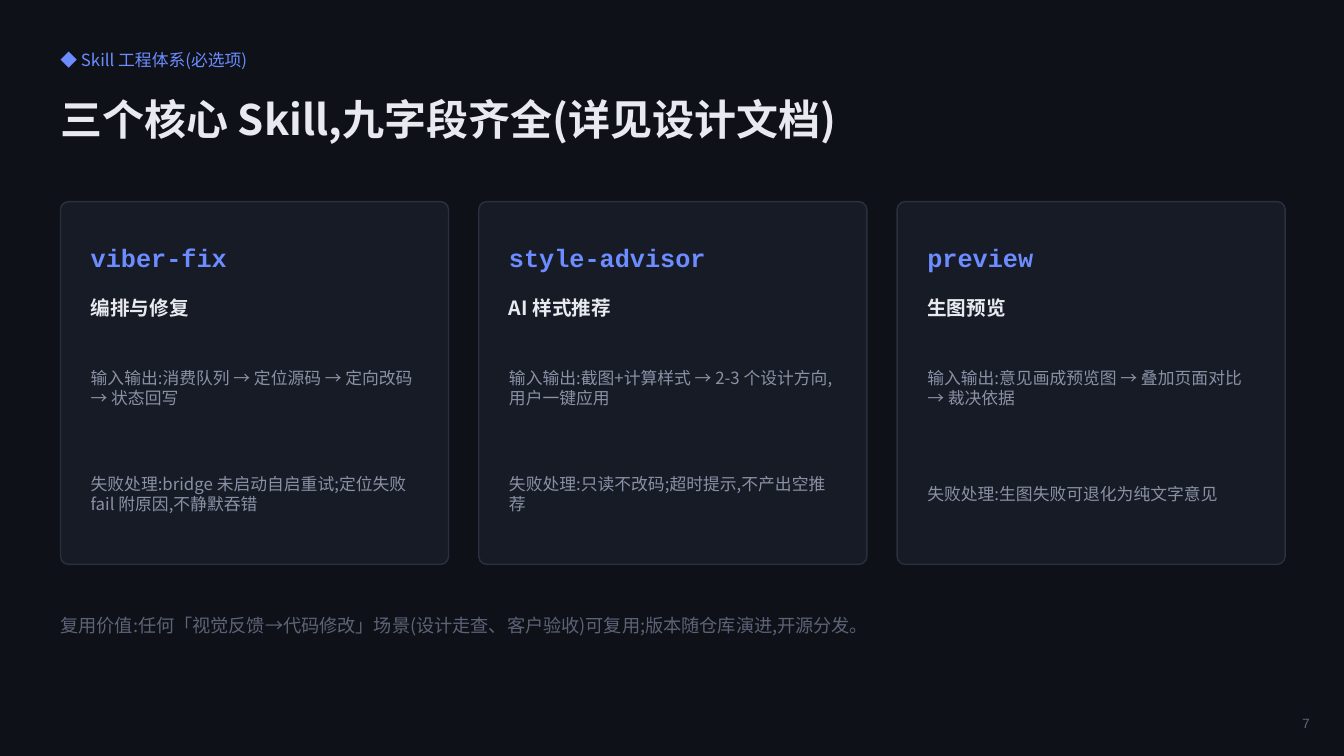
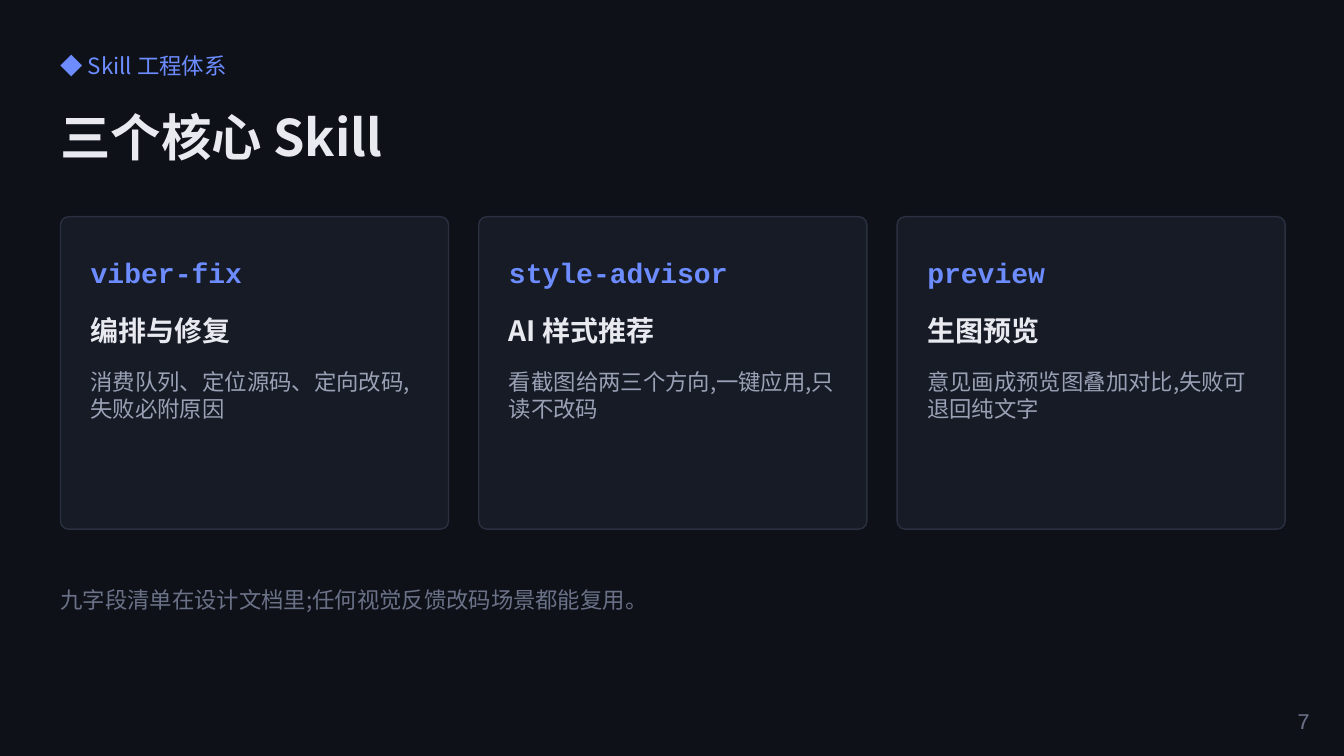
Before and after one commit to NLPark-Cran/viber-fix, a slide deck: slide 7 of contest/proposal.pptx. Drawn at 1344x756 pixels with LibreOffice and Linux fonts; fonts in the diff are those of the drawing. Boxes give left, top, right and bottom in pixels: in the first picture for what was removed or moved away, otherwise in the second. Text is boxed around its words. In the diff, an @@ line names an element or a change of style, - is before the commit and + after.

Commit message:
style: 方案 PPT 文案去 AI 味、字号升级(正文 20+/小字 16+),封面去掉赛事抬头

```diff
--- a/contest/proposal.pptx
+++ b/contest/proposal.pptx
@@ text at bbox=[88, 55, 226, 76]: text changed; size 12 to 16 pt @@
-◆ Skill 工程体系(必选项)
+◆ Skill 工程体系
@@ text at bbox=[60, 113, 382, 161]: text changed; size 30 to 36 pt @@
-三个核心 Skill,九字段齐全(详见设计文档)
+三个核心 Skill
@@ rounded rectangle: place and size @@
-rounded rectangle at bbox=[60, 202, 449, 565]
+rounded rectangle at bbox=[60, 217, 449, 529]
@@ rounded rectangle: place and size @@
-rounded rectangle at bbox=[479, 202, 867, 565]
+rounded rectangle at bbox=[479, 217, 867, 529]
@@ proportions changed in 3 elements at bbox=[60, 217, 449, 529], bbox=[479, 217, 867, 529], bbox=[897, 217, 1286, 529] @@
@@ rounded rectangle: place and size @@
-rounded rectangle at bbox=[897, 202, 1286, 565]
+rounded rectangle at bbox=[897, 217, 1286, 529]
@@ 3 texts: place and size @@
-3 texts at bbox=[91, 248, 1033, 273]
+3 texts at bbox=[91, 263, 1045, 289]
@@ size 18 to 20 pt in 3 elements at bbox=[91, 263, 242, 284], bbox=[927, 263, 1045, 289], bbox=[509, 263, 728, 289] @@
@@ text "编排与修复": place and size @@
-text "编排与修复" at bbox=[91, 298, 189, 317]
+text "编排与修复" at bbox=[91, 317, 231, 344]
@@ text "AI 样式推荐": place and size @@
-text "AI 样式推荐" at bbox=[509, 298, 611, 317]
+text "AI 样式推荐" at bbox=[509, 317, 655, 344]
@@ size 14 to 20 pt in 3 elements at bbox=[91, 317, 231, 344], bbox=[509, 317, 655, 344], bbox=[927, 317, 1039, 344] @@
@@ text "生图预览": place and size @@
-text "生图预览" at bbox=[927, 298, 1005, 317]
+text "生图预览" at bbox=[927, 317, 1039, 344]
@@ text at bbox=[91, 371, 410, 419]: text changed; size 12 to 16 pt; text colour #8B91A5 to #9AA1B5 @@
-输入输出:消费队列 → 定位源码 → 定向改码 → 状态回写
+消费队列、定位源码、定向改码,失败必附原因
@@ vertical alignment middle to top in 3 elements at bbox=[91, 371, 410, 419], bbox=[927, 371, 1246, 419], bbox=[509, 371, 834, 419] @@
@@ text at bbox=[509, 371, 834, 419]: text changed; size 12 to 16 pt; text colour #8B91A5 to #9AA1B5 @@
-输入输出:截图+计算样式 → 2-3 个设计方向,用户一键应用
+看截图给两三个方向,一键应用,只读不改码
@@ text at bbox=[927, 371, 1246, 419]: text changed; size 12 to 16 pt; text colour #8B91A5 to #9AA1B5 @@
-输入输出:意见画成预览图 → 叠加页面对比 → 裁决依据
+意见画成预览图叠加对比,失败可退回纯文字
@@ text removed at bbox=[91, 476, 406, 513] @@
-失败处理:bridge 未启动自启重试;定位失败 fail 附原因,不静默吞错
@@ text removed at bbox=[509, 476, 825, 511] @@
-失败处理:只读不改码;超时提示,不产出空推荐
@@ text removed at bbox=[927, 486, 1217, 502] @@
-失败处理:生图失败可退化为纯文字意见
@@ text at bbox=[60, 589, 647, 612]: text changed; size 13 to 16 pt; text colour #5D6377 to #6B7288 @@
-复用价值:任何「视觉反馈→代码修改」场景(设计走查、客户验收)可复用;版本随仓库演进,开源分发。
+九字段清单在设计文档里;任何视觉反馈改码场景都能复用。
@@ text "7" at bbox=[1297, 714, 1310, 729]: size 10 to 16 pt, text colour #5D6377 to #6B7288 @@
```
Also in this commit, not shown: 13 other slides changed, 1 other file.
